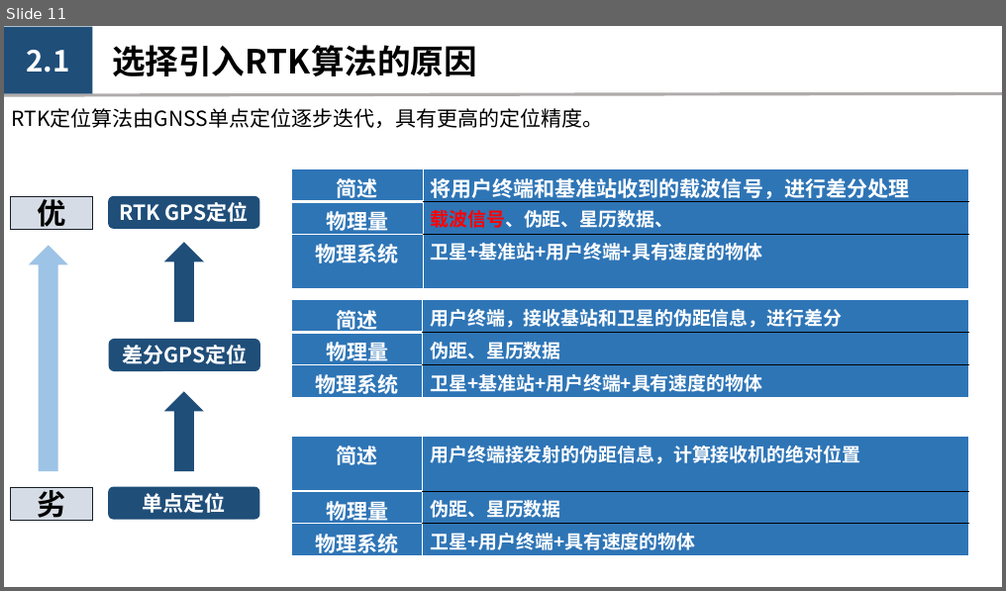
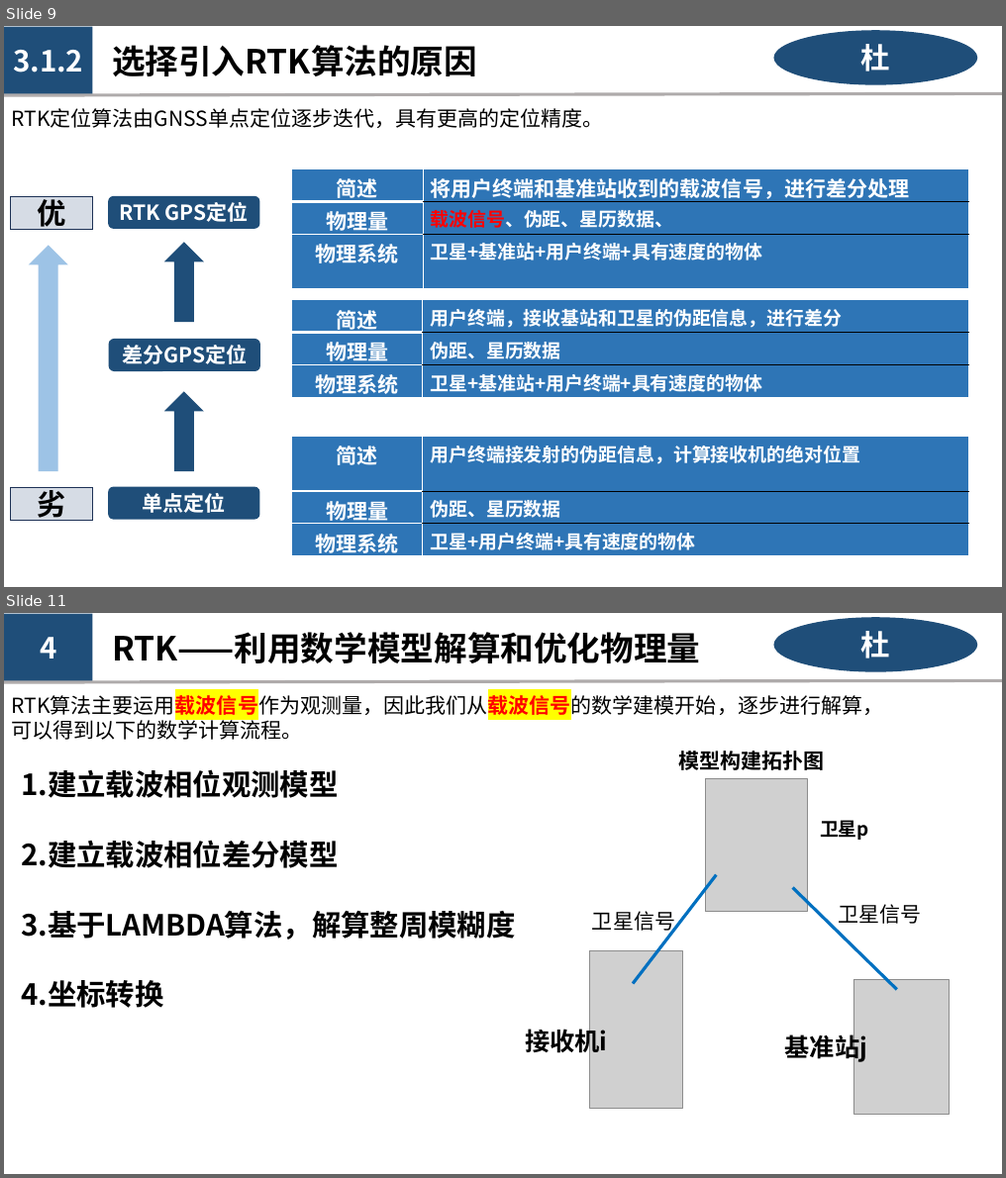
Before and after one commit to kashima19960/ppt-summary, a slide deck: summary/lastest_version/室外定位—项目计划汇报.pptx. Shown one above the other, each under a label of ours: slide 11 before the commit, slides 9 and 11 after it; the slides between them are not shown. The pictures are 1006x591 and 1006x1178 pixels, drawn with LibreOffice and Linux fonts; fonts in the diff are those of the drawing; grey boxes stand for pictures. Boxes give left, top, right and bottom in pixels: in the first picture for what was removed or moved away, otherwise in the second. Text is boxed around its words. In the diff, an @@ line names an element or a change of style, - is before the commit and + after.

```diff
--- a/summary/lastest_version/室外定位—项目计划汇报.pptx
+++ b/summary/lastest_version/室外定位—项目计划汇报.pptx
@@ slide 11 added at (x1=4, y1=613, x2=1002, y2=1174), background #FFFFFF @@
@@ rectangle added at (x1=4, y1=614, x2=92, y2=682), fill #1F4E79, 28 pt, text #FFFFFF, bold @@
+4
@@ text added at (x1=112, y1=632, x2=700, y2=663), 32 pt, text #000000, bold @@
+RTK——利用数学模型解算和优化物理量
@@ ellipse added at (x1=773, y1=618, x2=977, y2=672), fill #1F4E79, 28 pt, text #FFFFFF, bold @@
+杜
@@ line added from (4, 682) to (1002, 680), #AFABAB 3 pt @@
@@ text added at (x1=11, y1=692, x2=883, y2=740), 20 pt, text #000000 @@
+RTK算法主要运用载波信号作为观测量，因此我们从载波信号的数学建模开始，逐步进行解算，可以得到以下的数学计算流程。
@@ text added at (x1=678, y1=751, x2=824, y2=770), 20 pt, text #000000, bold @@
+模型构建拓扑图
@@ text added at (x1=21, y1=769, x2=515, y2=1008), 28 pt, text #000000, bold @@
+1.建立载波相位观测模型
+2.建立载波相位差分模型
+3.基于LAMBDA算法，解算整周模糊度
+4.坐标转换
@@ picture added at (x1=706, y1=779, x2=807, y2=912) @@
@@ text added at (x1=820, y1=820, x2=869, y2=840), 18 pt, text #000000, bold @@
+卫星p
@@ line added from (717, 875) to (633, 983), #0070C0 3 pt @@
@@ line added from (793, 888) to (897, 989), #0070C0 3 pt @@
@@ text added at (x1=839, y1=904, x2=922, y2=924), 20 pt, text #000000 @@
+卫星信号
@@ text added at (x1=592, y1=911, x2=675, y2=934), 20 pt, text #000000 @@
+卫星信号
@@ picture added at (x1=590, y1=952, x2=682, y2=1109) @@
@@ picture added at (x1=853, y1=980, x2=948, y2=1114) @@
@@ text added at (x1=525, y1=1025, x2=607, y2=1058), 24 pt, text #000000, bold @@
+接收机i
@@ text added at (x1=785, y1=1031, x2=867, y2=1063), 24 pt, text #000000, bold @@
+基准站j
@@ what was slide 11 is now slide 9 @@
@@ slide 9 changed as well @@
@@ text in rectangle at (x1=13, y1=50, x2=83, y2=73): text changed @@
-2.1
+3.1.2
@@ ellipse added at (x1=773, y1=31, x2=977, y2=85), fill #1F4E79, 28 pt, text #FFFFFF, bold @@
+杜
@@ rectangle "优" at (x1=11, y1=196, x2=92, y2=230): outline #151E26 1 pt to #1E3256 1 pt @@
@@ rectangle "劣" at (x1=11, y1=488, x2=92, y2=521): outline #151E26 1 pt to #1E3256 1 pt @@
```
Also in this commit, not shown: 8 other slides changed, 6 other slides added, 10 slides removed, 1 other file.
